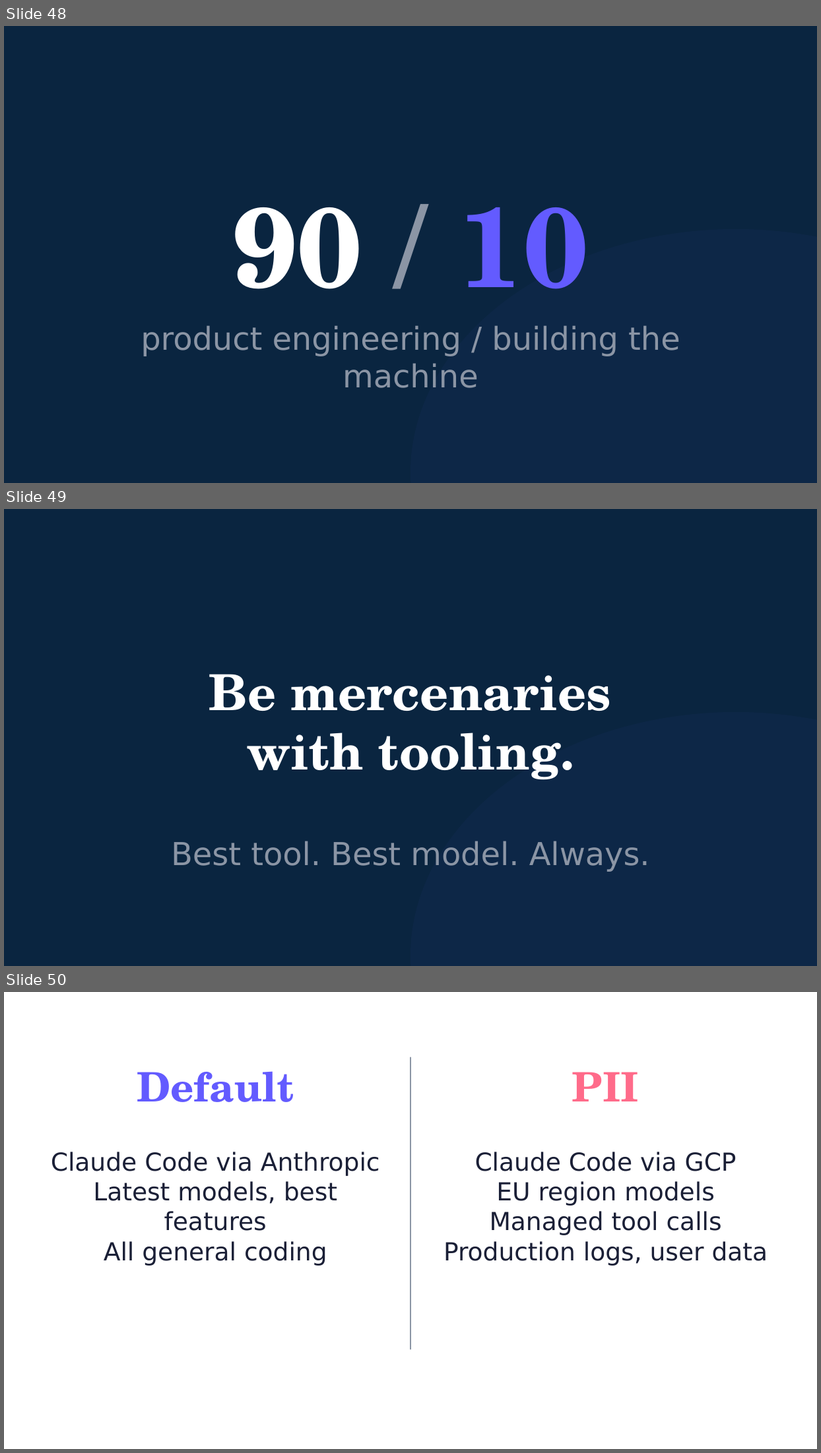
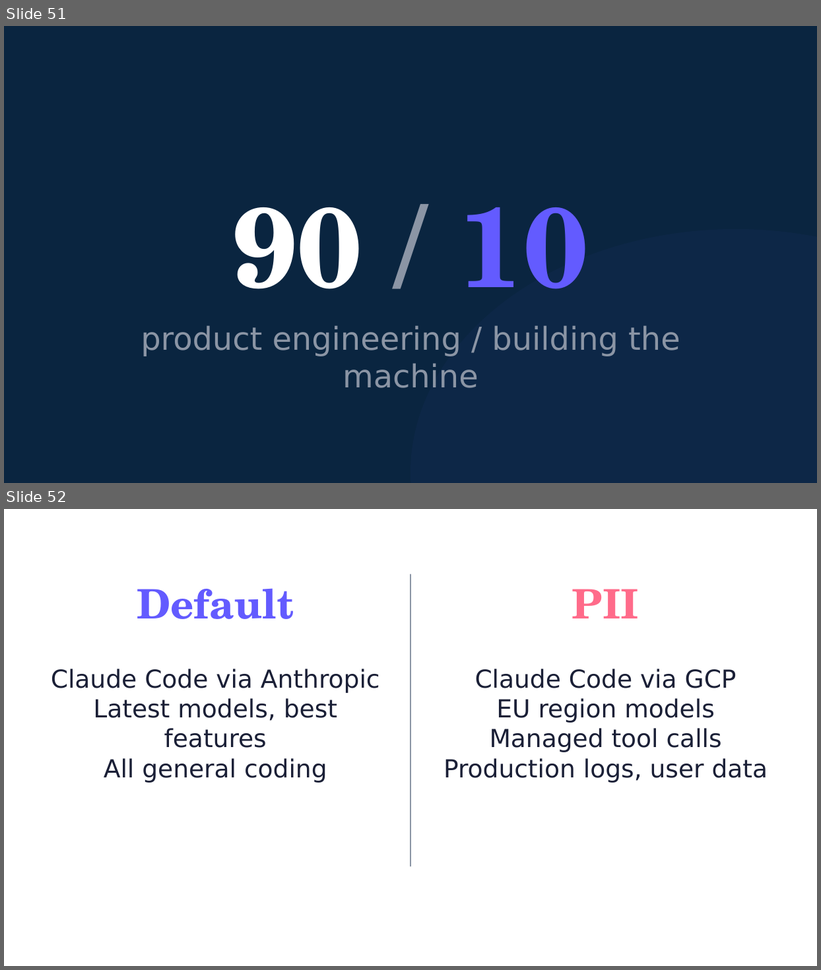
Before and after one commit to michaelengland/ai-best-practices, a slide deck: decks/builder/builder.pptx. Shown one above the other, each under a label of ours: slides 48, 49 and 50 before the commit, slides 51 and 52 after it. The pictures are 821x1453 and 821x970 pixels, drawn with LibreOffice and Linux fonts; fonts in the diff are those of the drawing. Boxes give left, top, right and bottom in pixels: in the first picture for what was removed or moved away, otherwise in the second. Text is boxed around its words. In the diff, an @@ line names an element or a change of style, - is before the commit and + after.

```diff
--- a/decks/builder/builder.pptx
+++ b/decks/builder/builder.pptx
@@ slide 49 removed at <box>4,509,817,966</box>, background #0A2540 @@
@@ text removed at <box>209,674,611,780</box> @@
-Be mercenaries
-with tooling.
@@ ellipse removed at <box>411,712,817,966</box> @@
@@ text removed at <box>171,841,650,872</box> @@
-Best tool. Best model. Always.
@@ what was slide 48 is now slide 51 @@
@@ what was slide 50 is now slide 52 @@
```
Also in this commit, not shown: 6 slides changed, 12 slides added, 4 other slides removed, 6 other files.
